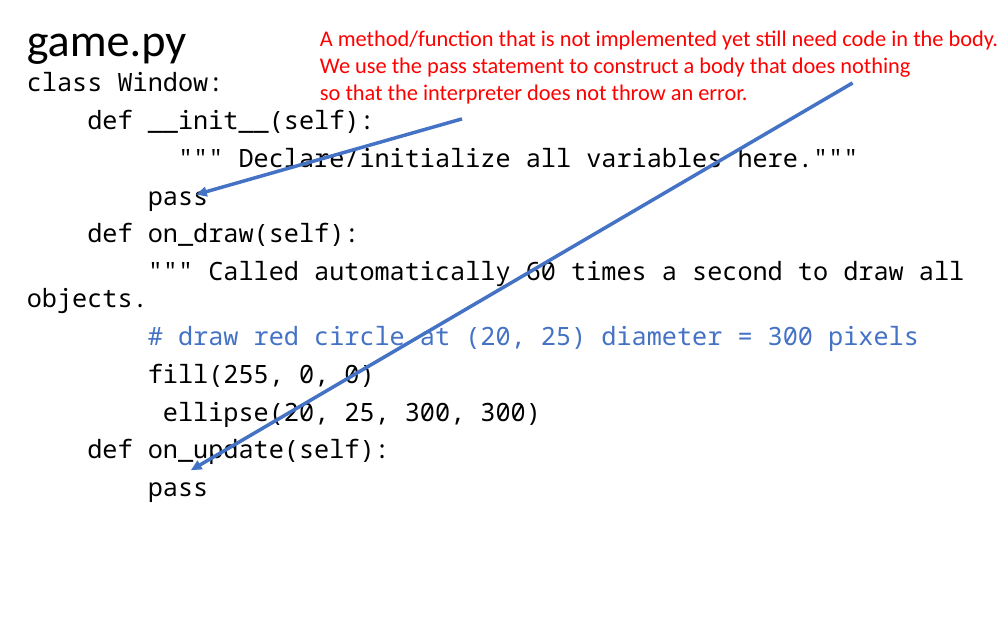
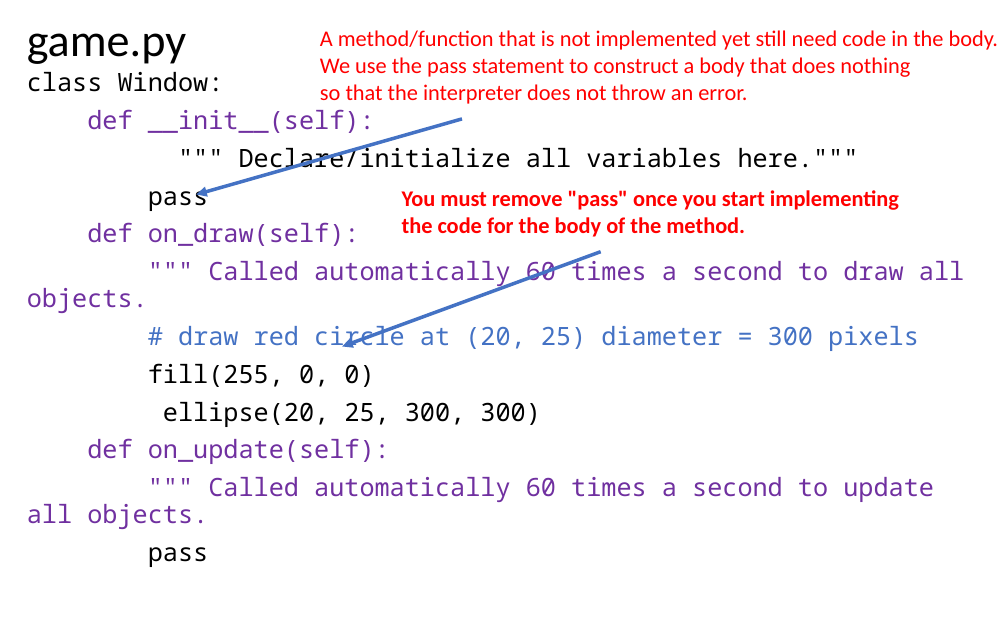
Before and after one commit to LongBaoNguyen/longbaonguyen.github.io, a slide deck: slide 9 of courses/apcsp/processing_arcade/processing1.pptx (slide 11 before the commit). Drawn at 1008x630 pixels with LibreOffice and Linux fonts; fonts in the diff are those of the drawing. Boxes give left, top, right and bottom in pixels: in the first picture for what was removed or moved away, otherwise in the second. Text is boxed around its words. In the diff, an @@ line names an element or a change of style, - is before the commit and + after.

```diff
--- a/courses/apcsp/processing_arcade/processing1.pptx
+++ b/courses/apcsp/processing_arcade/processing1.pptx
@@ text at (27,109,964,464): text colour #000000 to #7030A0 in "def __init__(self):", "def on_draw(self):", """" Called automatically 60 times a second ...", "def on_update(self):" @@
@@ text added at (402,190,899,237), 16 pt, text #FF0000, bold @@
+You must remove "pass" once you start implementing
+the code for the body of the method.
@@ arrow moved from (853, 83) - (192, 470) to (601, 252) - (343, 347) @@
@@ text at (27,477,934,529): paragraph added @@
+""" Called automatically 60 times a second to update all objects.
```
Also in this commit, not shown: 4 other slides changed, 13 slides added, 20 other files.
